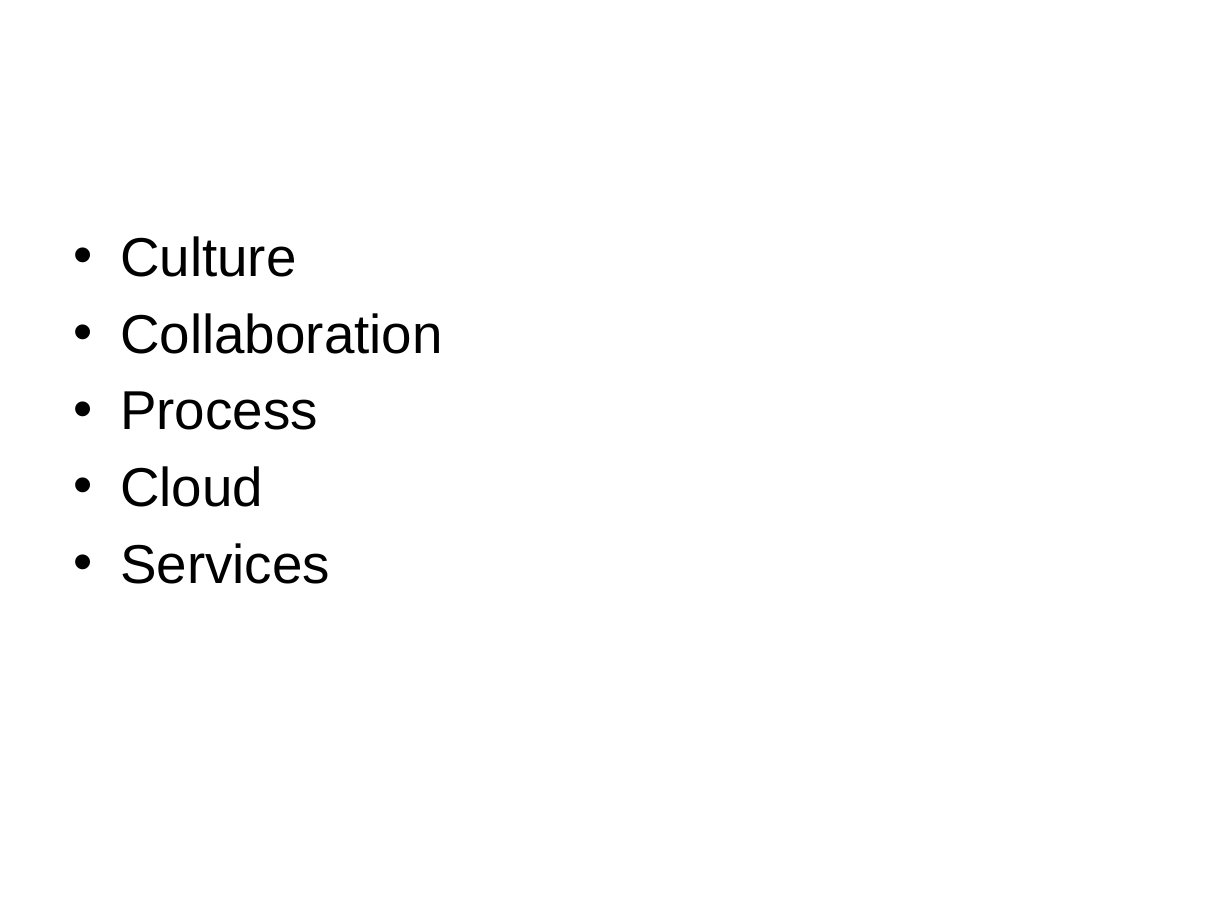
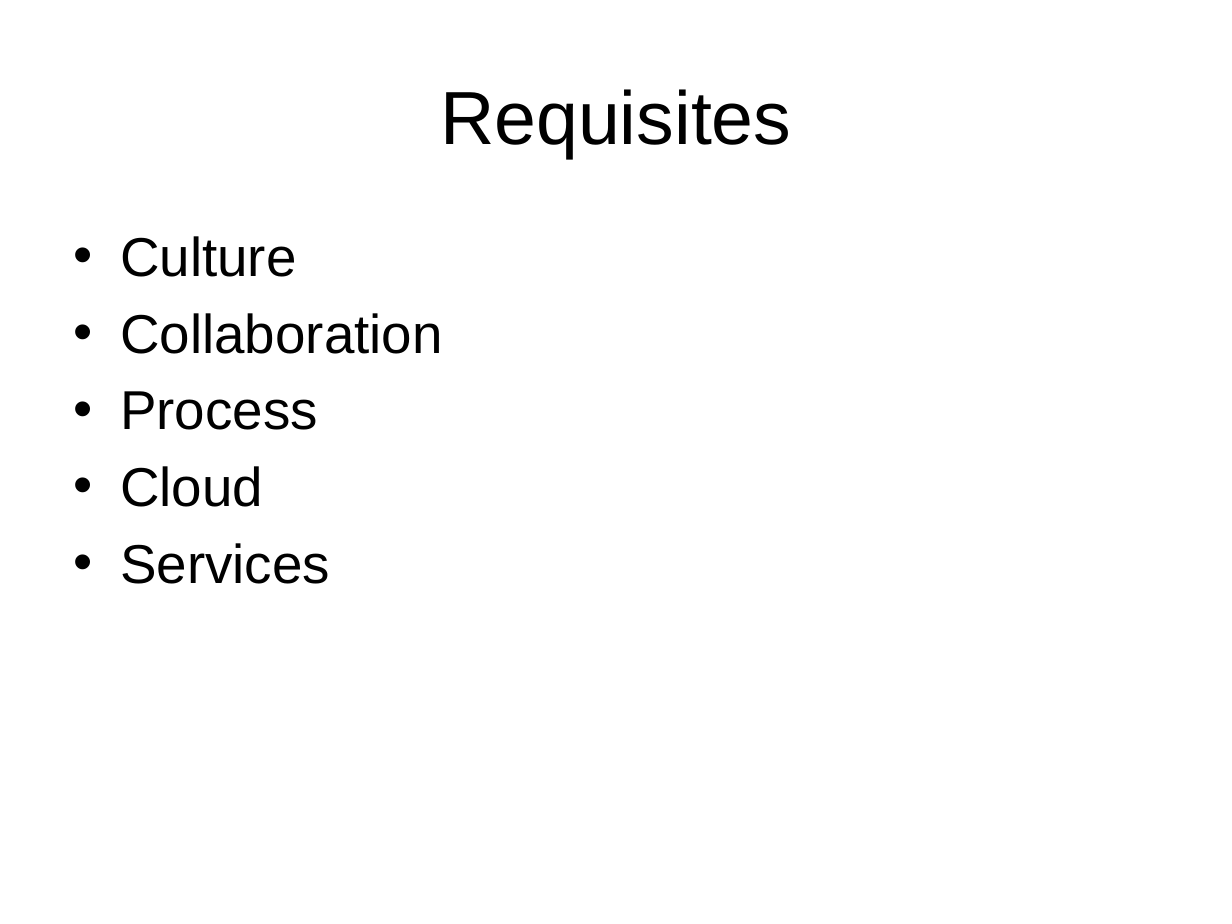
Before and after one commit to acgetchell/Presentations, a slide deck: slide 2 of TIF-Ignite.pptx. Drawn at 1232x924 pixels with LibreOffice and Linux fonts; fonts in the diff are those of the drawing; background and template pictures are left out. Boxes give left, top, right and bottom in pixels: in the first picture for what was removed or moved away, otherwise in the second. Text is boxed around its words. In the diff, an @@ line names an element or a change of style, - is before the commit and + after.

```diff
--- a/TIF-Ignite.pptx
+++ b/TIF-Ignite.pptx
@@ title added at bbox=[440, 89, 791, 158], 44 pt, text #000000 @@
+Requisites
```
Also in this commit, not shown: 4 other slides changed, 2 slides added, 4 other files.
